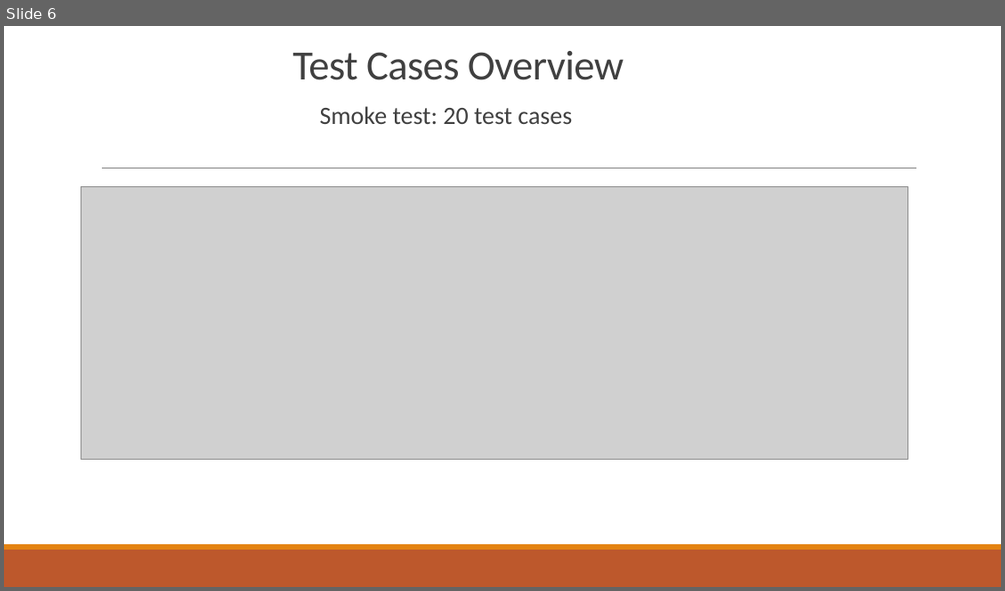
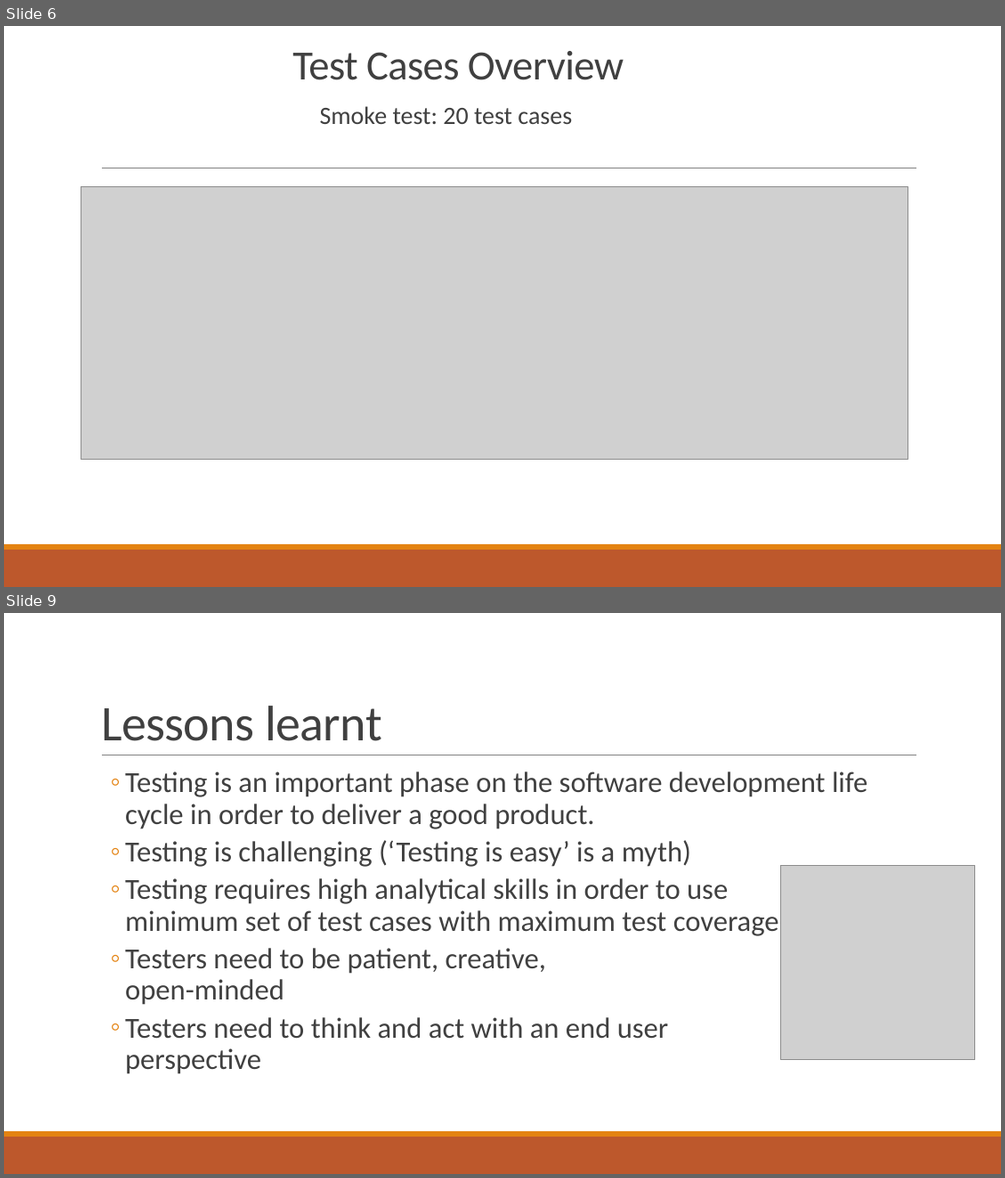
Before and after one commit to corinaradu/siit-testing, a slide deck: final-project/virtual-cards.pptx. Shown one above the other, each under a label of ours: slide 6 before the commit, slides 6 and 9 after it; the slides between them are not shown. The pictures are 1005x591 and 1005x1178 pixels, drawn with LibreOffice and Linux fonts; fonts in the diff are those of the drawing; grey boxes stand for pictures. Boxes give left, top, right and bottom in pixels: in the first picture for what was removed or moved away, otherwise in the second. Text is boxed around its words. In the diff, an @@ line names an element or a change of style, - is before the commit and + after.

```diff
--- a/final-project/virtual-cards.pptx
+++ b/final-project/virtual-cards.pptx
@@ slide 9 added at (x1=4, y1=613, x2=1001, y2=1174), background #FFFFFF; not listed: 3 template elements that a slide beside it also shows @@
@@ title added at (x1=101, y1=706, x2=382, y2=741), 48 pt, text #404040 @@
+Lessons learnt
@@ text added at (x1=125, y1=771, x2=867, y2=1074), 28 pt, text #404040 @@
+  ◦ Testing is an important phase on the software development life cycle in order to deliver a good product.
+  ◦ Testing is challenging (‘Testing is easy’ is a myth)
+  ◦ Testing requires high analytical skills in order to use
+    minimum set of test cases with maximum test coverage
+  ◦ Testers need to be patient, creative,
+    open-minded
+  ◦ Testers need to think and act with an end user
+    perspective
@@ picture added at (x1=781, y1=866, x2=975, y2=1060) @@
```
Also in this commit, not shown: 2 slides changed, 2 other slides added, 55 other files.
